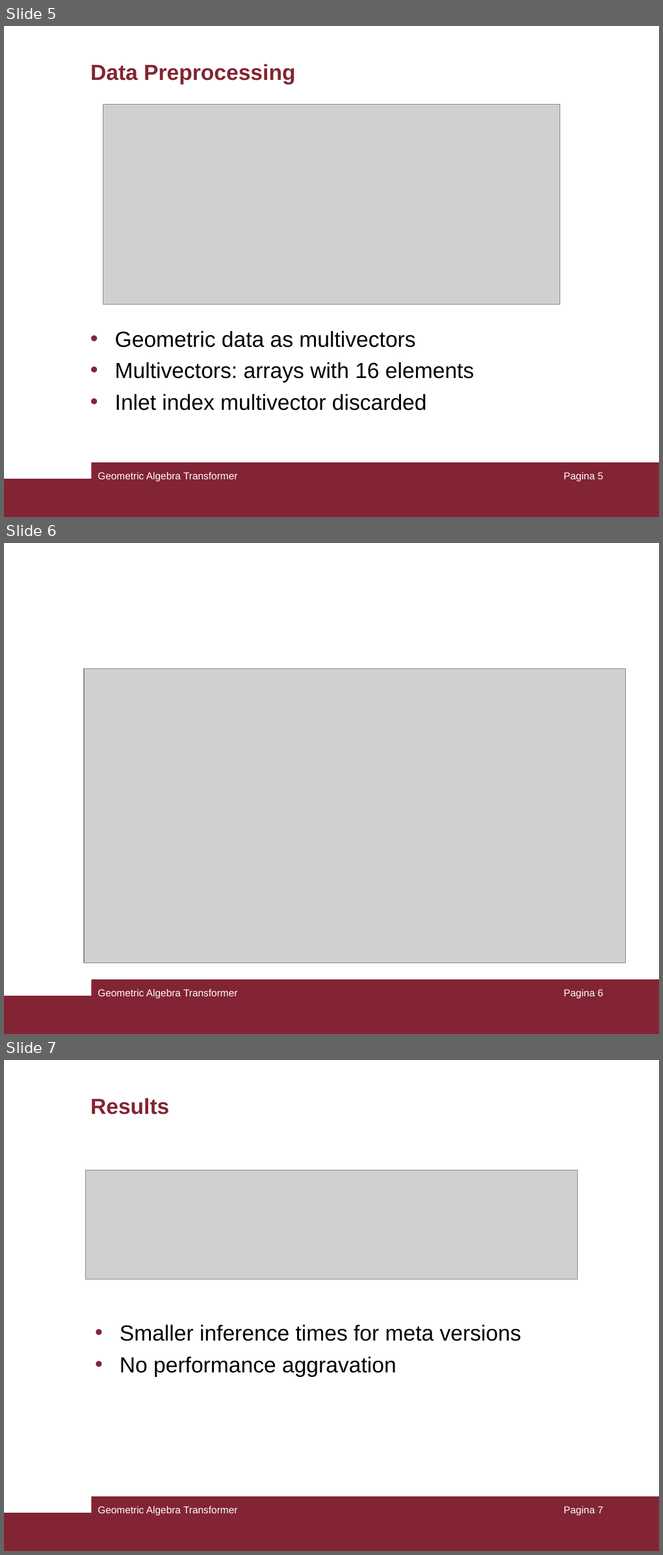
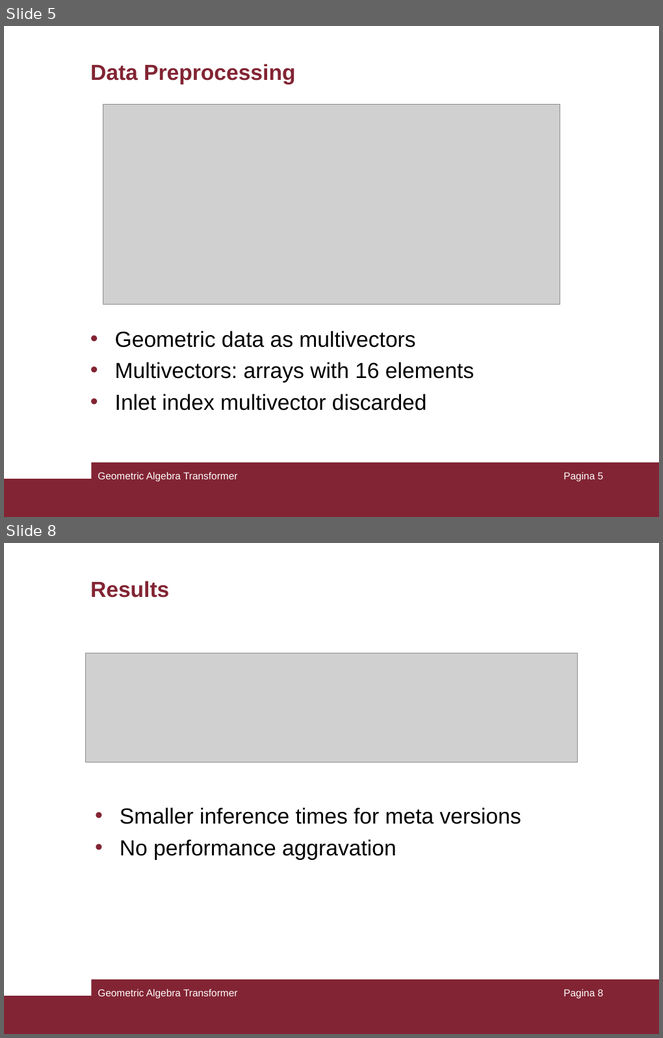
Before and after one commit to LorCir28/Geometric_Algebra_Transformer, a slide deck: presentation/presentation.ppt. Shown one above the other, each under a label of ours: slides 5, 6 and 7 before the commit, slides 5 and 8 after it; the slides between them are not shown. The pictures are 663x1555 and 663x1038 pixels, drawn with LibreOffice and Linux fonts; fonts in the diff are those of the drawing; grey boxes stand for pictures. Boxes give left, top, right and bottom in pixels: in the first picture for what was removed or moved away, otherwise in the second. Text is boxed around its words. In the diff, an @@ line names an element or a change of style, - is before the commit and + after.

```diff
--- a/presentation/presentation.ppt
+++ b/presentation/presentation.ppt
@@ slide 6 removed at <box>4,543,659,1034</box>, background #FFFFFF; not listed: 2 template elements that a slide beside it also shows @@
@@ picture removed at <box>84,669,626,964</box> @@
@@ text removed at <box>98,990,237,999</box> @@
-Geometric Algebra Transformer
@@ page number removed at <box>564,990,604,999</box> @@
-Pagina 6
@@ what was slide 7 is now slide 8 @@
@@ page number at <box>564,990,604,999</box>: text changed @@
-Pagina 7
+Pagina 8
```
Also in this commit, not shown: 2 slides added.
